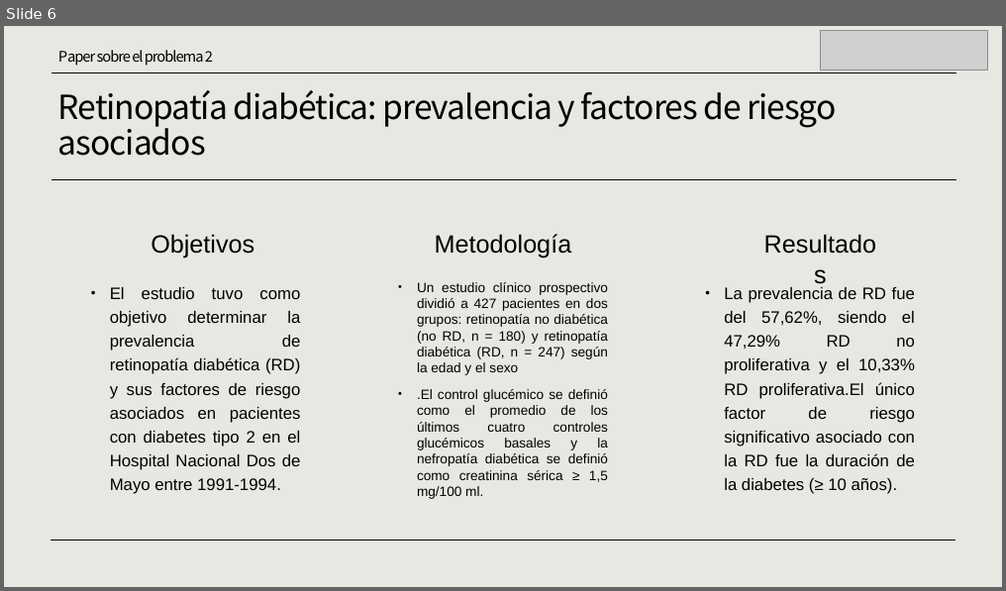
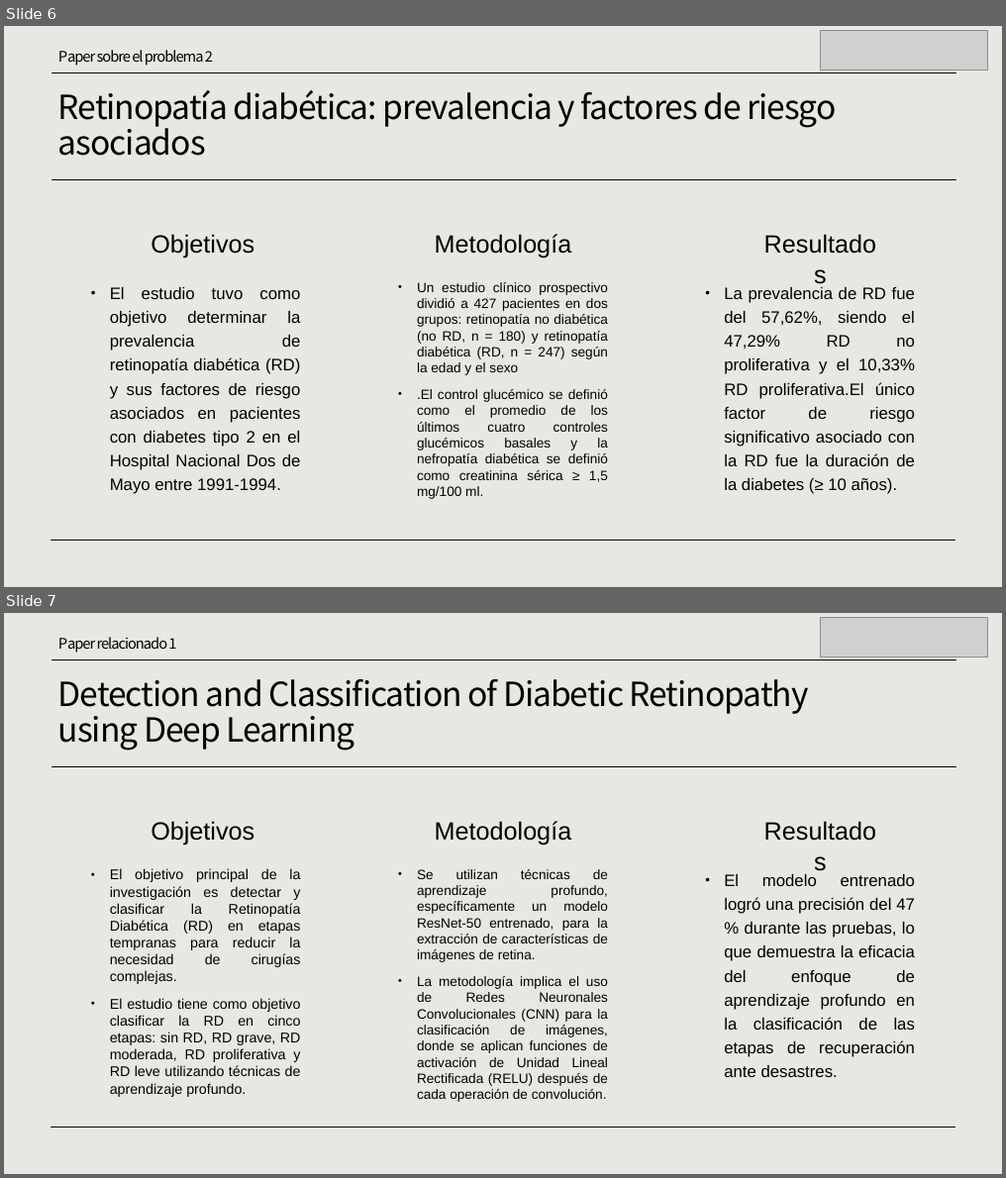
Before and after one commit to JoseArroyo2k/TesisJoseArroyo, a slide deck: TESIS AVANCES Y DOCUMENTOS RELACIONADOS/Estado del arte - ACTUALIZABLE.pptx. Shown one above the other, each under a label of ours: slide 6 before the commit, slides 6 and 7 after it. The pictures are 1006x591 and 1006x1178 pixels, drawn with LibreOffice and Linux fonts; fonts in the diff are those of the drawing; grey boxes stand for pictures. Boxes give left, top, right and bottom in pixels: in the first picture for what was removed or moved away, otherwise in the second. Text is boxed around its words. In the diff, an @@ line names an element or a change of style, - is before the commit and + after.

```diff
--- a/TESIS AVANCES Y DOCUMENTOS RELACIONADOS/Estado del arte - ACTUALIZABLE.pptx
+++ b/TESIS AVANCES Y DOCUMENTOS RELACIONADOS/Estado del arte - ACTUALIZABLE.pptx
@@ slide 7 added at [4,613,1002,1174], background #E8E8E2; not listed: 3 template elements that a slide beside it also shows @@
@@ text added at [58,637,176,653], 14 pt, text #000000 @@
+Paper relacionado 1
@@ picture added at [821,618,988,658] @@
@@ title added at [58,679,809,751], 32 pt, text #000000 @@
+Detection and Classification of Diabetic Retinopathy
+using Deep Learning
@@ text added at [750,812,890,850], 24 pt, text #000000 @@
+Resultados
@@ text added at [151,821,254,846], 24 pt, text #000000 @@
+Objetivos
@@ text added at [435,821,572,846], 24 pt, text #000000 @@
+Metodología
@@ text added at [110,868,301,1097], 13.6 pt, text #000000 @@
+• El objetivo principal de la investigación es detectar y clasificar la Retinopatía Diabética (RD) en etapas tempranas para reducir la necesidad de cirugías complejas.
+• El estudio tiene como objetivo clasificar la RD en cinco etapas: sin RD, RD grave, RD moderada, RD proliferativa y RD leve utilizando técnicas de aprendizaje profundo.
@@ text added at [417,869,608,1102], 12.9 pt, text #000000 @@
+• Se utilizan técnicas de aprendizaje profundo, específicamente un modelo ResNet-50 entrenado, para la extracción de características de imágenes de retina.
+• La metodología implica el uso de Redes Neuronales Convolucionales (CNN) para la clasificación de imágenes, donde se aplican funciones de activación de Unidad Lineal Rectificada (RELU) después de cada operación de convolución.
@@ text added at [724,874,915,1077], 16 pt, text #000000 @@
+• El modelo entrenado logró una precisión del 47 % durante las pruebas, lo que demuestra la eficacia del enfoque de aprendizaje profundo en la clasificación de las etapas de recuperación ante desastres.
```
Also in this commit, not shown: 1 other slide added, 3 other files.
